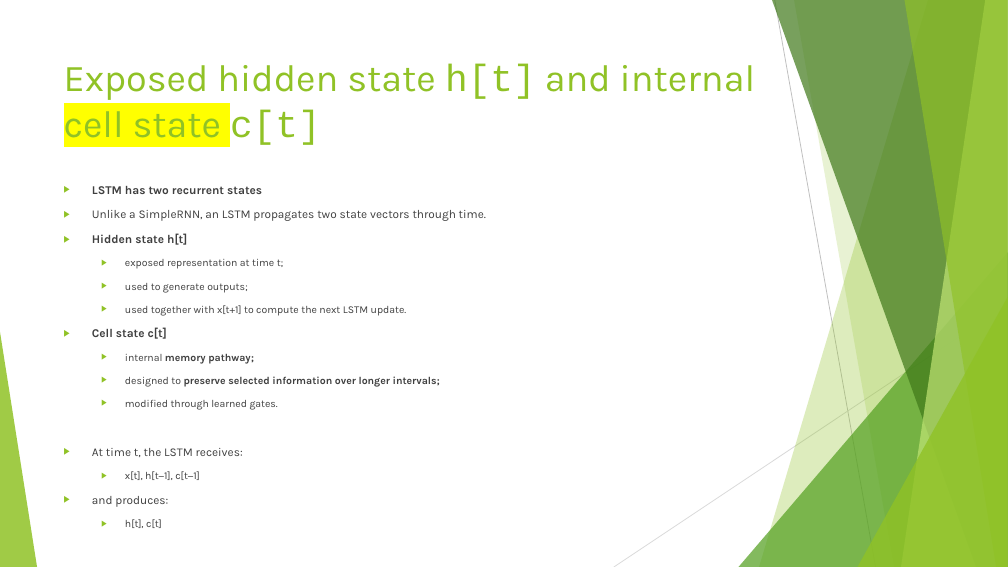
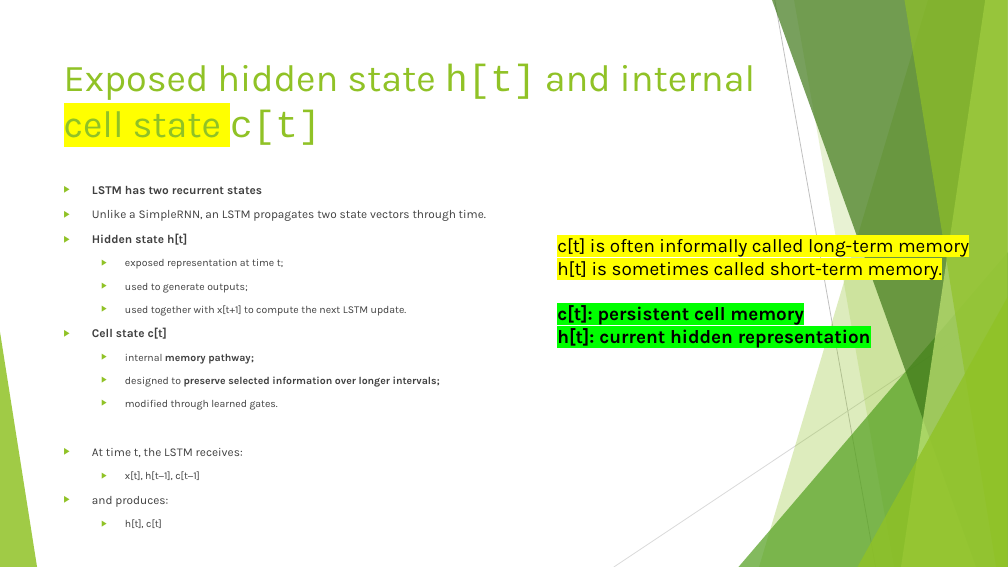
Before and after one commit to FranzGH/timeseries, a slide deck: slide 113 of Slides/04 Recurrent NNs.pptx. Drawn at 1008x567 pixels with LibreOffice and Linux fonts; fonts in the diff are those of the drawing. Boxes give left, top, right and bottom in pixels: in the first picture for what was removed or moved away, otherwise in the second. Text is boxed around its words. In the diff, an @@ line names an element or a change of style, - is before the commit and + after.

```diff
--- a/Slides/04 Recurrent NNs.pptx
+++ b/Slides/04 Recurrent NNs.pptx
@@ text added at <box>557,238,969,349</box>, 18 pt, text #000000 @@
+c[t] is often informally called long-term memory
+h[t] is sometimes called short-term memory.
+c[t]: persistent cell memory
+h[t]: current hidden representation
```
Also in this commit, not shown: 2 other slides changed, 16 slides added, 1 slide removed, 3 other files.
